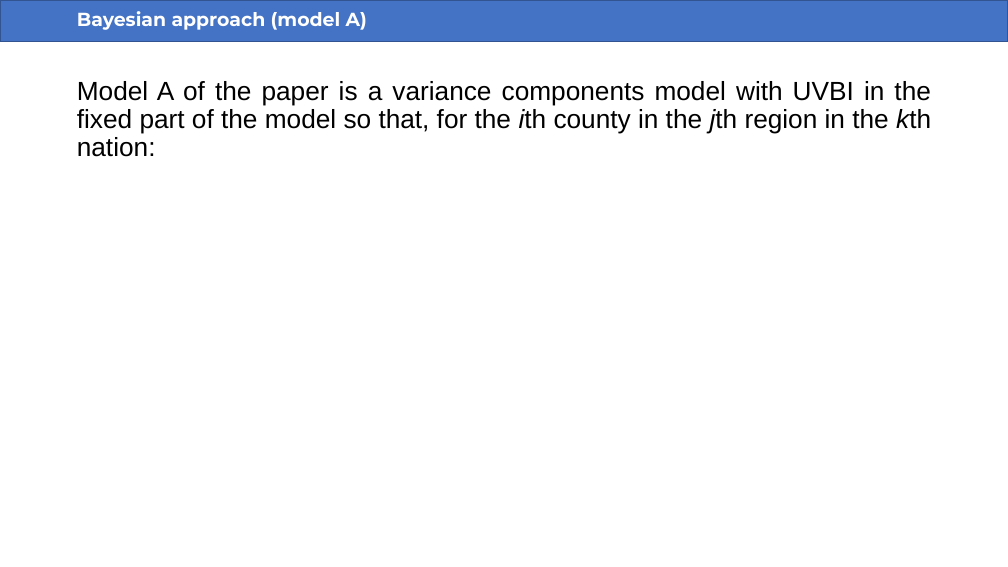
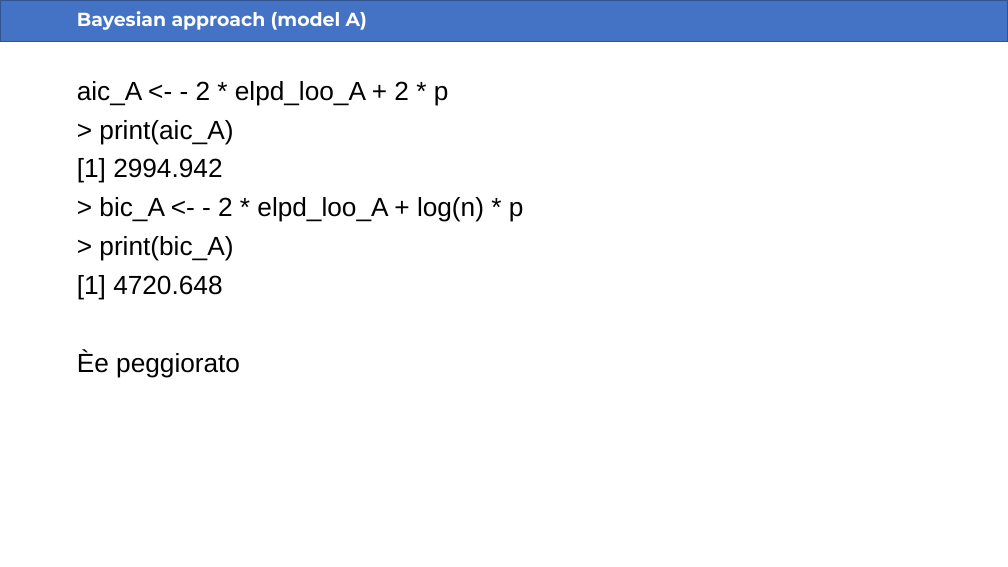
Before and after one commit to saraserafino/UVB-exposure-on-melanoma-mortality, a slide deck: slide 22 of UVB-exposure-on-melanoma-mortality.pptx. Drawn at 1008x567 pixels with LibreOffice and Linux fonts; fonts in the diff are those of the drawing. Boxes give left, top, right and bottom in pixels: in the first picture for what was removed or moved away, otherwise in the second. Text is boxed around its words. In the diff, an @@ line names an element or a change of style, - is before the commit and + after.

```diff
--- a/UVB-exposure-on-melanoma-mortality.pptx
+++ b/UVB-exposure-on-melanoma-mortality.pptx
@@ text at [77,81,524,377]: text changed @@
-Model A of the paper is a variance components model with UVBI in the fixed part of the model so that, for the ith county in the jth region in the kth nation:
+aic_A <- - 2 * elpd_loo_A + 2 * p
+> print(aic_A)
+[1] 2994.942
+> bic_A <- - 2 * elpd_loo_A + log(n) * p
+> print(bic_A)
+[1] 4720.648
+Èe peggiorato
```
Also in this commit, not shown: 7 other slides changed, 8 other files.
